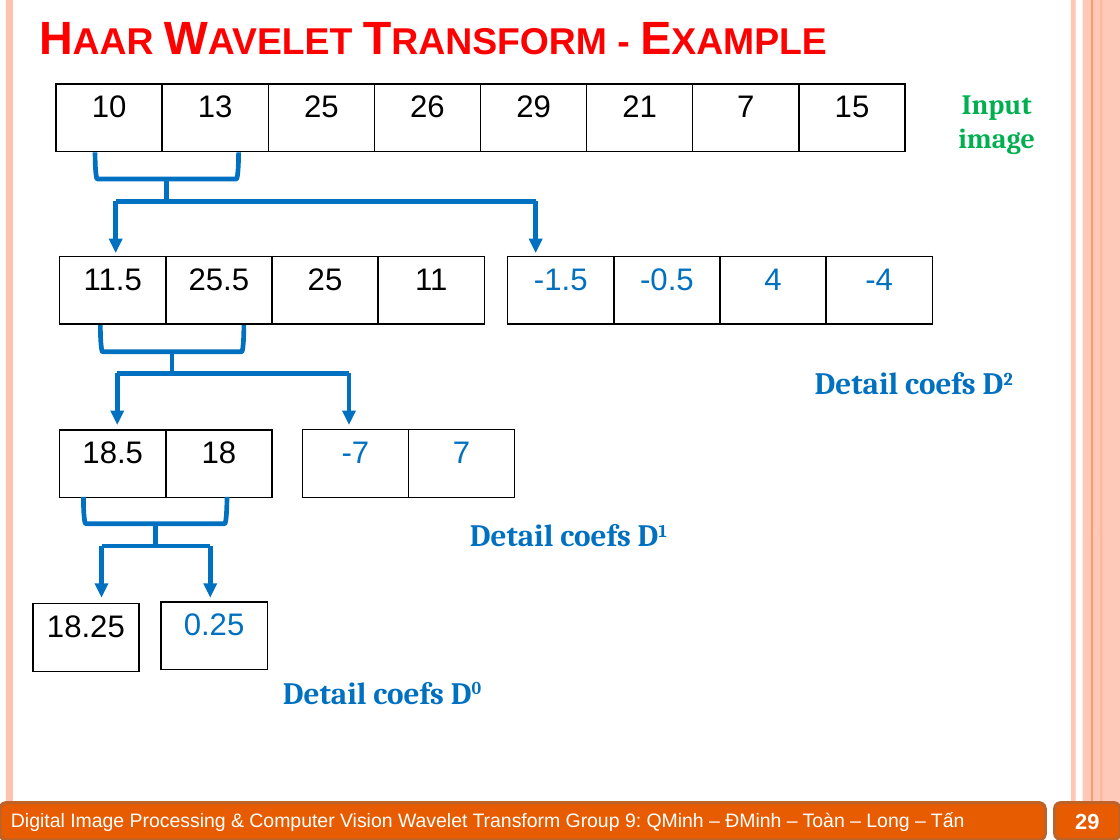
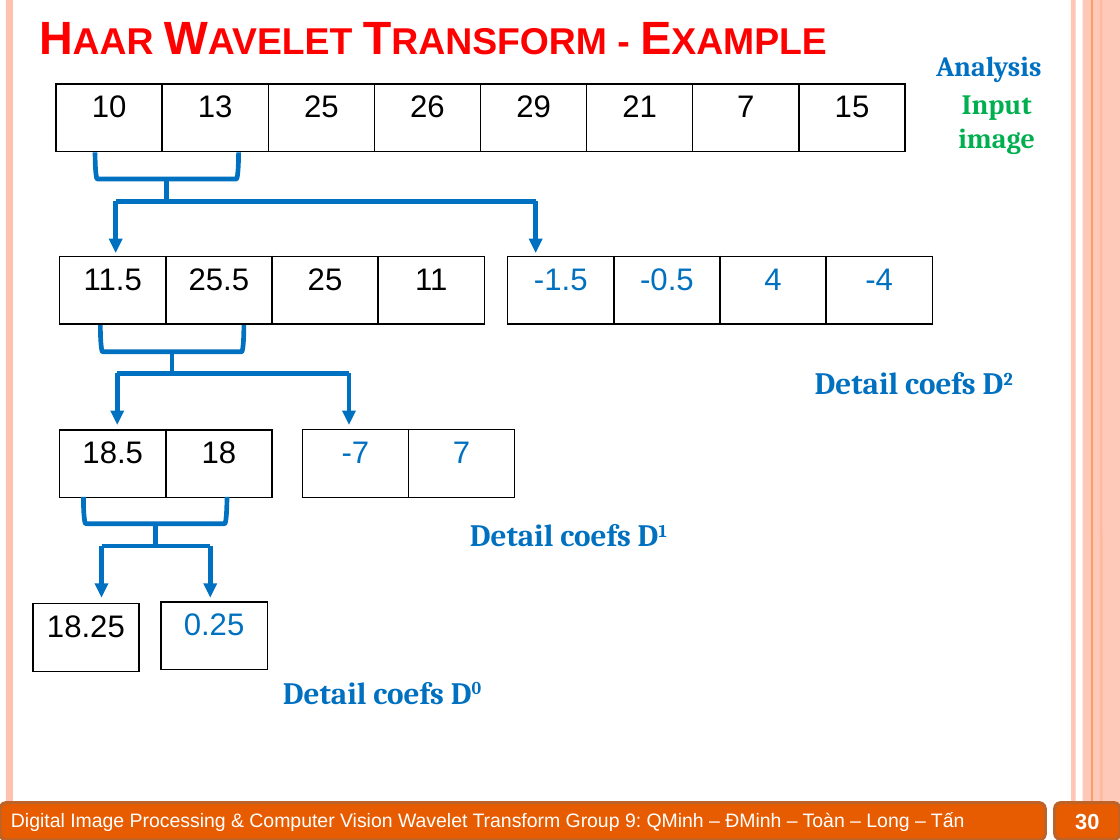
Before and after one commit to Alex7Huynh/dip-g9, a slide deck: slide 30 of 6. PPT/Wavelet transform.pptx (slide 29 before the commit). Drawn at 1120x840 pixels with LibreOffice and Linux fonts; fonts in the diff are those of the drawing. Boxes give left, top, right and bottom in pixels: in the first picture for what was removed or moved away, otherwise in the second. Text is boxed around its words. In the diff, an @@ line names an element or a change of style, - is before the commit and + after.

```diff
--- a/6. PPT/Wavelet transform.pptx
+++ b/6. PPT/Wavelet transform.pptx
@@ text added at bbox=[936, 56, 1041, 82], 18 pt, text #0070C0, bold @@
+Analysis
@@ page number at bbox=[1075, 813, 1099, 830]: text changed @@
-29
+30
```
Also in this commit, not shown: 9 other slides changed, 4 other files.
